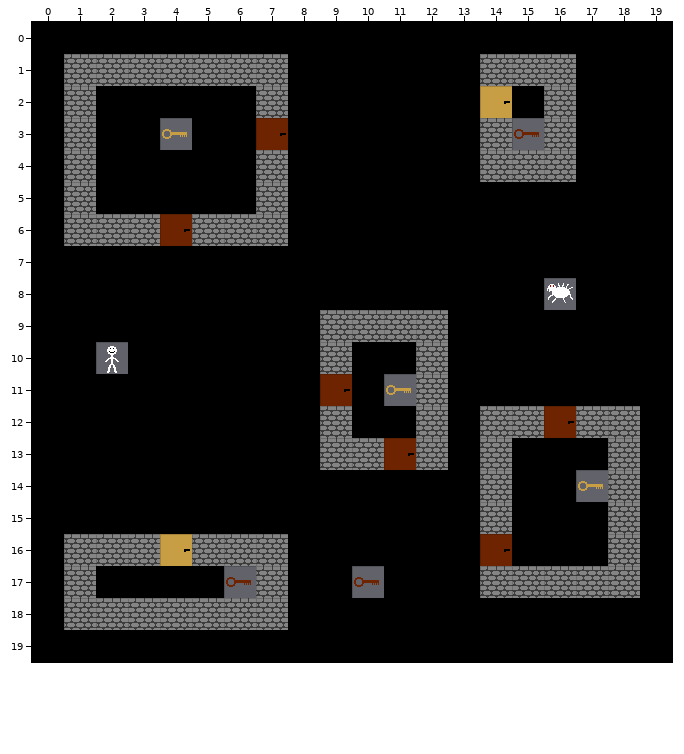
Tiled map -- Tiles/tileMap.tmx. The picture above is the old version.
Cells are 32x32 px. Shown: x 0..19, y 0..19.
Once edited:
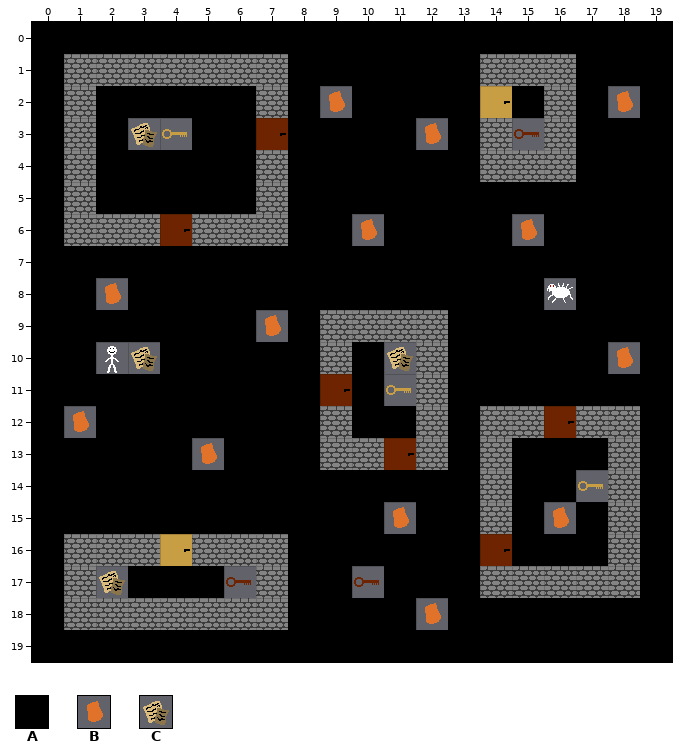
Key: from "tileset": A 0, B 8, C 9.
_ is an empty cell.
Tiles replaced or removed in this view: A.
Change:
Changed rows in their new state; . is an unchanged cell.
Layer "Base":
first column x 1:
 2 ........B........B
 3 ..C........B......
 6 .........B....B...
 8 .B................
 9 ......B...........
10 ..C.......C......B
12 B.................
13 ....B.............
15 ..........B....B..
17 .C................
18 ...........B......
